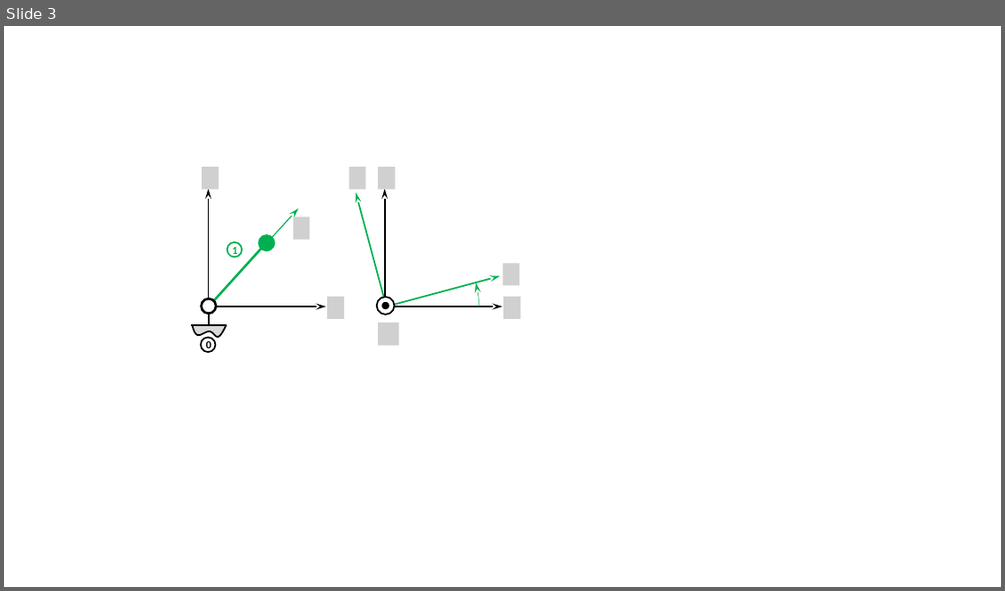
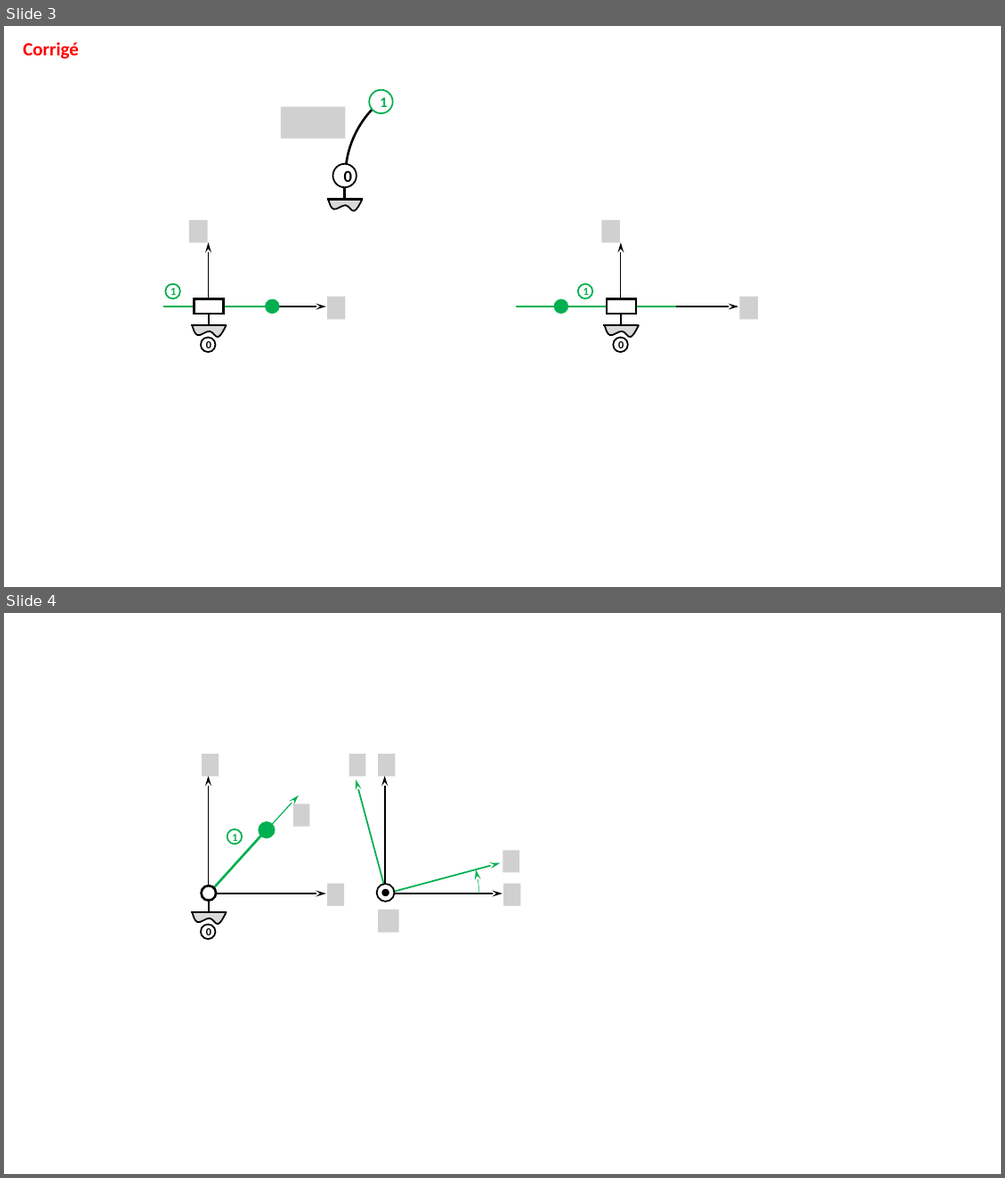
Before and after one commit to xpessoles/ExercicesCompetences, a slide deck: MecanismesDeBase/Figures.pptx. Shown one above the other, each under a label of ours: slide 3 before the commit, slides 3 and 4 after it. The pictures are 1005x591 and 1005x1178 pixels, drawn with LibreOffice and Linux fonts; fonts in the diff are those of the drawing; grey boxes stand for pictures; background and template pictures are left out. Boxes give left, top, right and bottom in pixels: in the first picture for what was removed or moved away, otherwise in the second. Text is boxed around its words. In the diff, an @@ line names an element or a change of style, - is before the commit and + after.

```diff
--- a/MecanismesDeBase/Figures.pptx
+++ b/MecanismesDeBase/Figures.pptx
@@ slide 3 added at [4, 26, 1001, 587], background #FFFFFF @@
@@ text added at [23, 42, 79, 59], 18 pt, text #FF0000, bold @@
+Corrigé
@@ arc (boxed as its full ellipse) added at [346, 79, 542, 274], outline #000000 2.25 pt @@
@@ ellipse added at [369, 89, 392, 112], fill #FFFFFF, outline #00B050 1.5 pt, 14 pt, text #00B050, bold @@
+1
@@ picture added at [281, 107, 346, 139] @@
@@ ellipse added at [333, 164, 356, 187], fill #FFFFFF, outline #000000 1.5 pt, 16 pt, text #000000, bold @@
+0
@@ line added from (362, 200) to (327, 200), #000000 2.25 pt @@
@@ freeform shape added at [329, 199, 362, 211], fill #D9D9D9, outline #000000 1.5 pt @@
@@ line added from (345, 187) to (345, 199), #000000 2.25 pt @@
@@ group added at [163, 220, 345, 352]: 3 lines, 3 ellipses, 2 arrows, 2 pictures, 1 freeform shape, 1 rectangle @@
+0
+1
@@ group added at [517, 220, 758, 352]: 3 lines, 3 ellipses, 2 arrows, 2 pictures, 1 freeform shape, 1 rectangle @@
+0
+1
@@ what was slide 3 is now slide 4 @@
```
Also in this commit, not shown: 4 other files.
